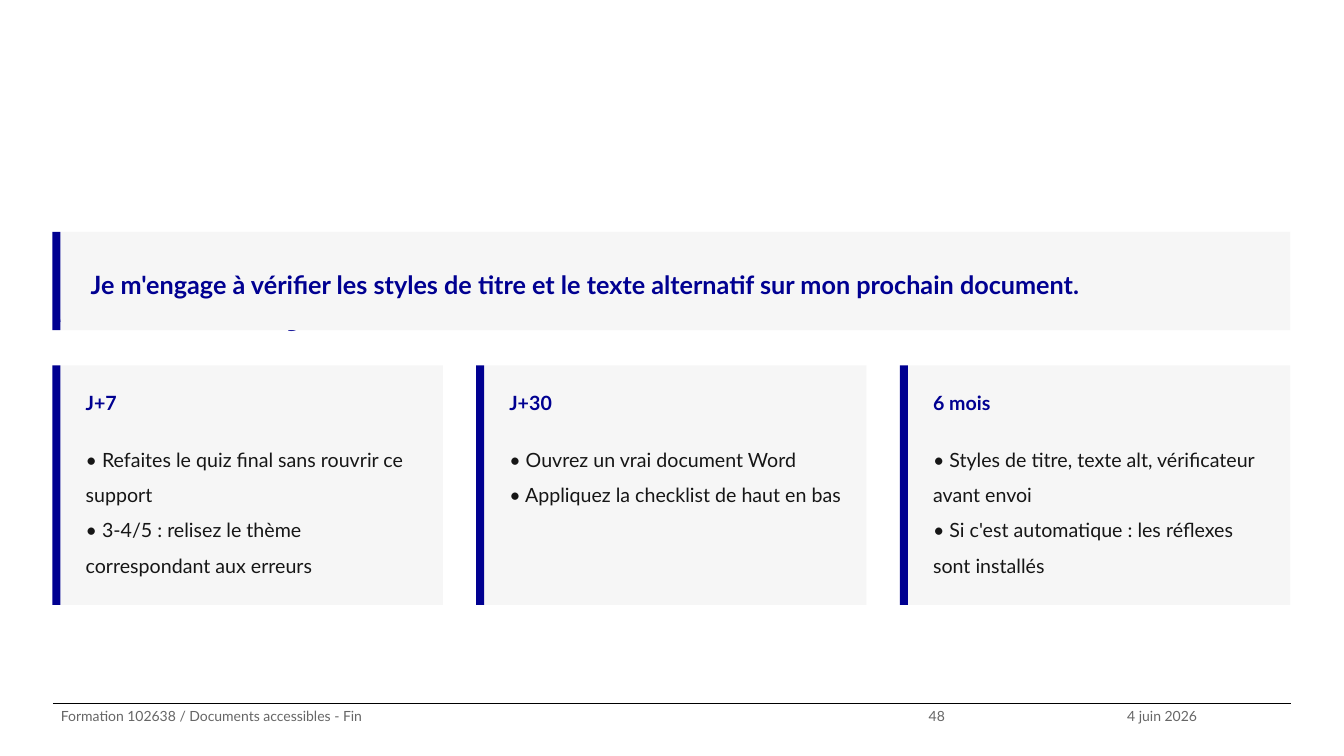
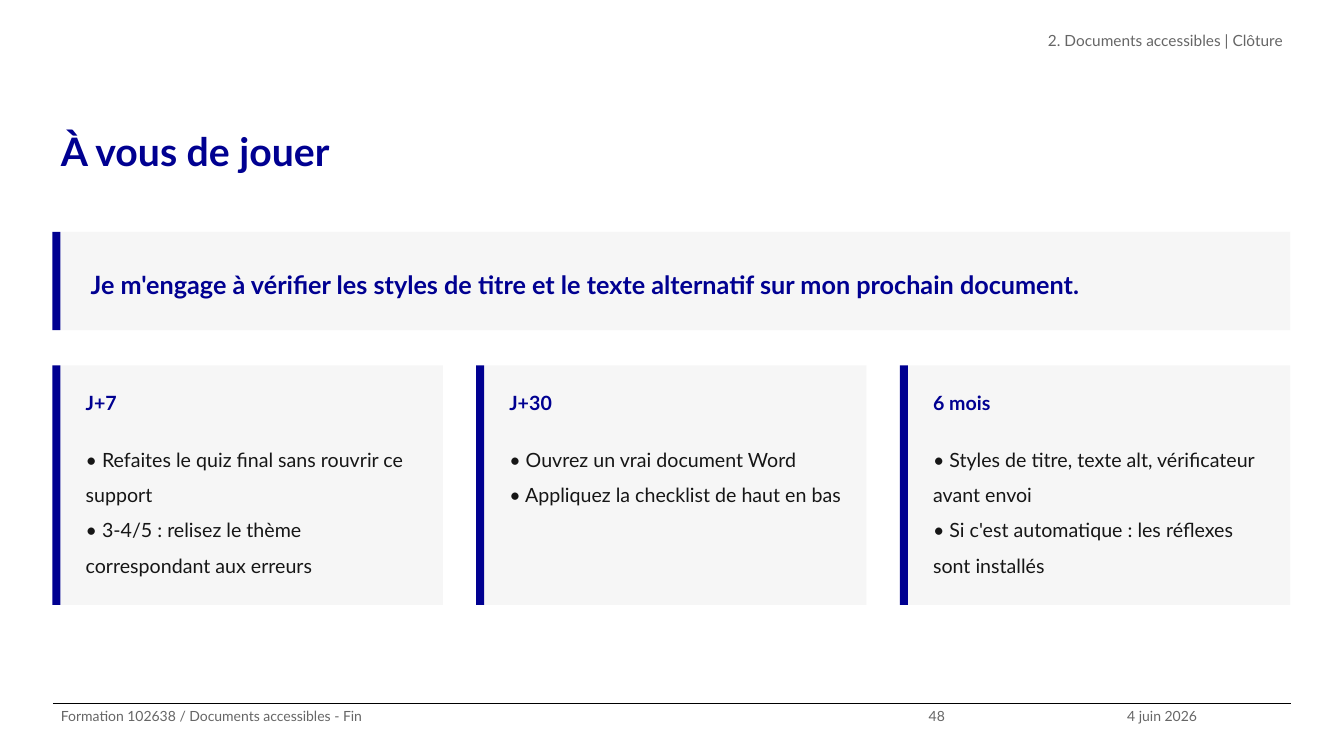
Before and after one commit to alexandra-guiderdoni/usine-fabrication-igpde-102846-ay11, a slide deck: slide 48 of formation-102638-juin-2026.pptx. Drawn at 1344x756 pixels with LibreOffice and Linux fonts; fonts in the diff are those of the drawing; background and template pictures are left out. Boxes give left, top, right and bottom in pixels: in the first picture for what was removed or moved away, otherwise in the second. Text is boxed around its words. In the diff, an @@ line names an element or a change of style, - is before the commit and + after.

```diff
--- a/formation-102638-juin-2026.pptx
+++ b/formation-102638-juin-2026.pptx
@@ text added at <box>1048,34,1283,46</box>, 11 pt, text #666666 @@
+2. Documents accessibles | Clôture
@@ title "À vous de jouer": place and size @@
-title "À vous de jouer" at <box>60,279,406,331</box>
+title "À vous de jouer" at <box>61,132,329,173</box>
@@ title "À vous de jouer" at <box>61,132,329,173</box>: size 36 to 28 pt @@
```
Also in this commit, not shown: 9 other slides changed, 10 other files.
